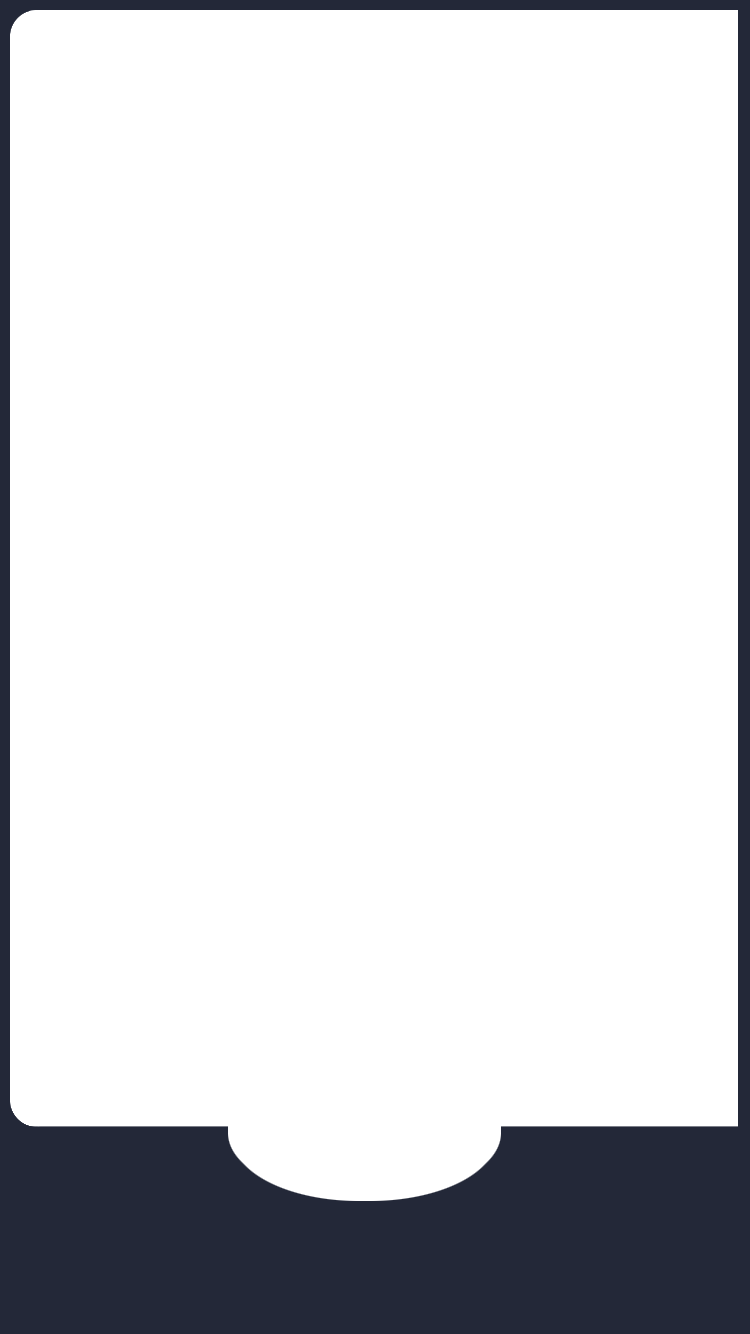
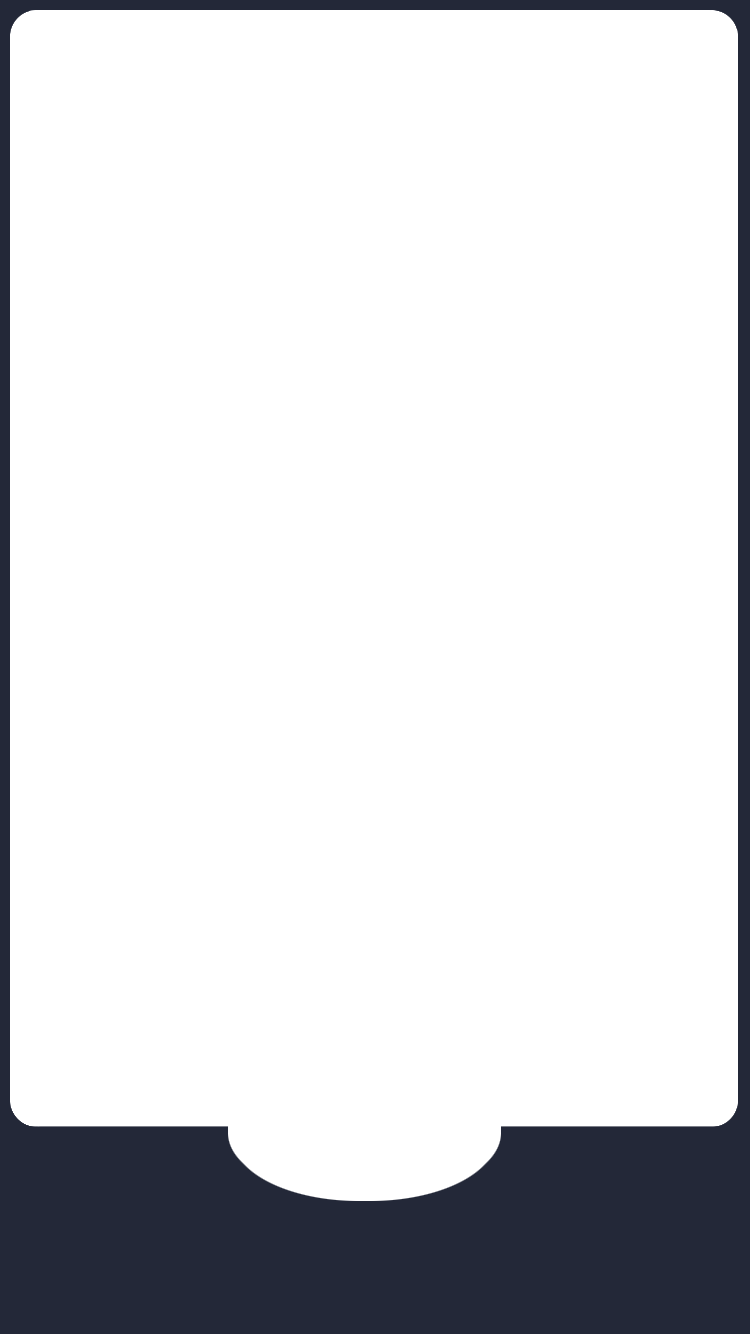
Comparing the layer stacks of the two 750 × 1334 images. Changes:
painted on "Ebene 2" over left=710, top=10, right=738, bottom=1127
